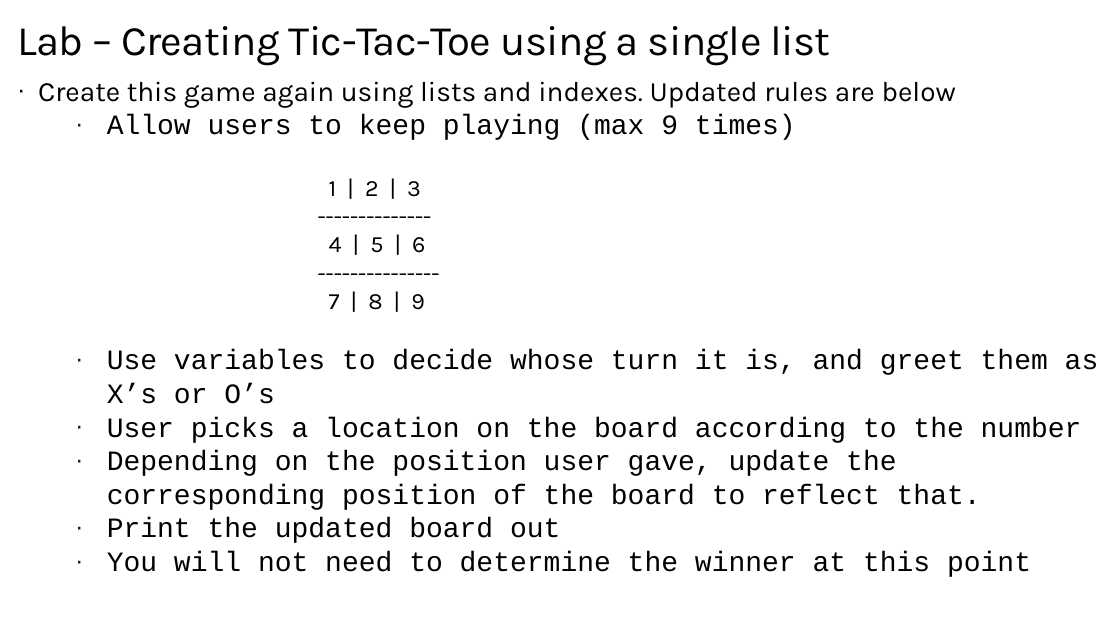
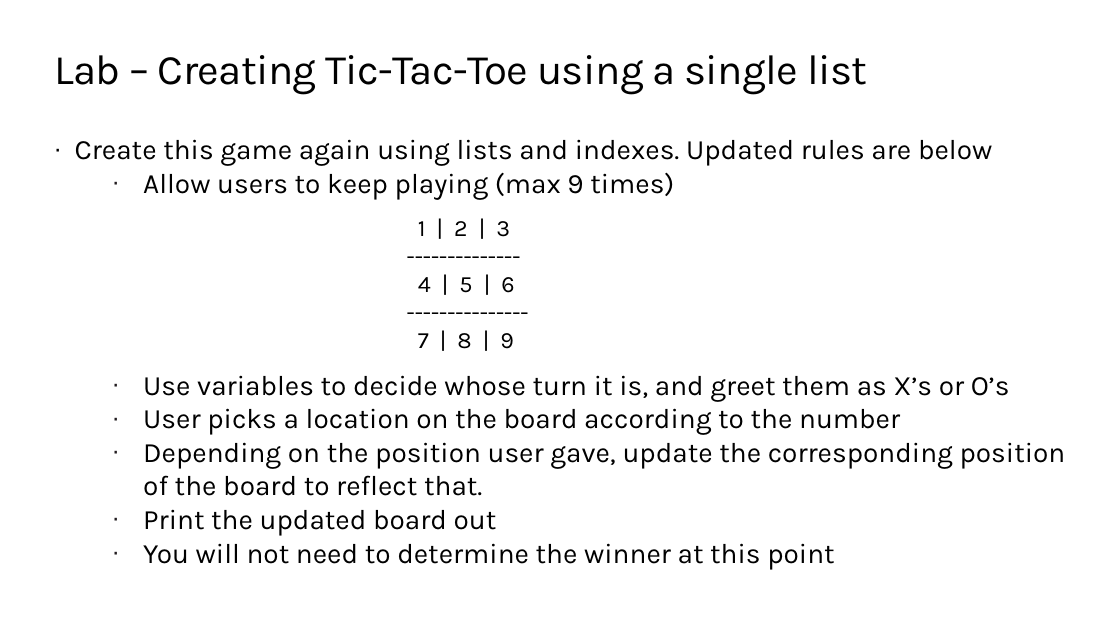
Before and after one commit to TEALSK12/2nd-semester-introduction-to-computer-science, a slide deck: slide 9 of units/2_unit/slidedecks/Intro Python 2.06 TEALS.pptx. Drawn at 1120x630 pixels with LibreOffice and Linux fonts; fonts in the diff are those of the drawing; background and template pictures are left out. Boxes give left, top, right and bottom in pixels: in the first picture for what was removed or moved away, otherwise in the second. Text is boxed around its words. In the diff, an @@ line names an element or a change of style, - is before the commit and + after.

```diff
--- a/units/2_unit/slidedecks/Intro Python 2.06 TEALS.pptx
+++ b/units/2_unit/slidedecks/Intro Python 2.06 TEALS.pptx
@@ title "Lab – Creating Tic-Tac-Toe using ...": place and size @@
-title "Lab – Creating Tic-Tac-Toe using ..." at (17, 26, 830, 66)
+title "Lab – Creating Tic-Tac-Toe using ..." at (54, 55, 867, 95)
@@ text "Create this game again using ...": place and size @@
-text "Create this game again using ..." at (38, 81, 1099, 577)
+text "Create this game again using ..." at (75, 139, 1066, 569)
@@ text at (143, 173, 1066, 569): font Courier New to Karla in "Allow users to keep playing (max 9 ...", "Use variables to decide whose turn it ...", "User picks a location on the board ...", "Depending on the position user gave, update ..." and 2 more places @@
@@ text "1 | 2 | 3": place and size @@
-text "1 | 2 | 3" at (329, 181, 425, 310)
+text "1 | 2 | 3" at (418, 221, 514, 349)
```
Also in this commit, not shown: 6 other slides changed, 8 other files.
